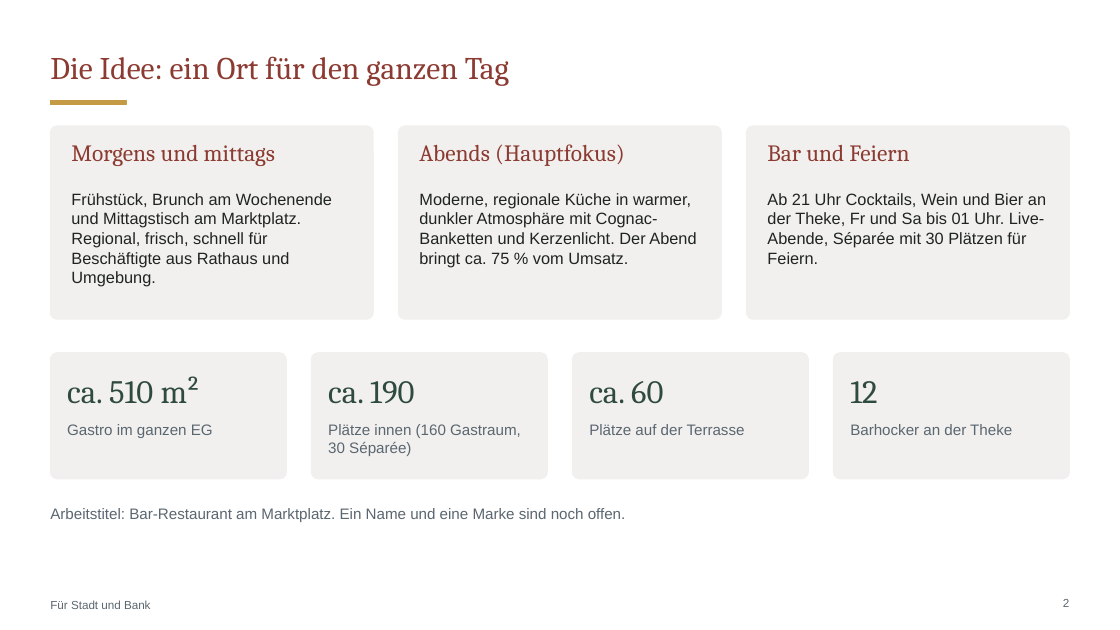
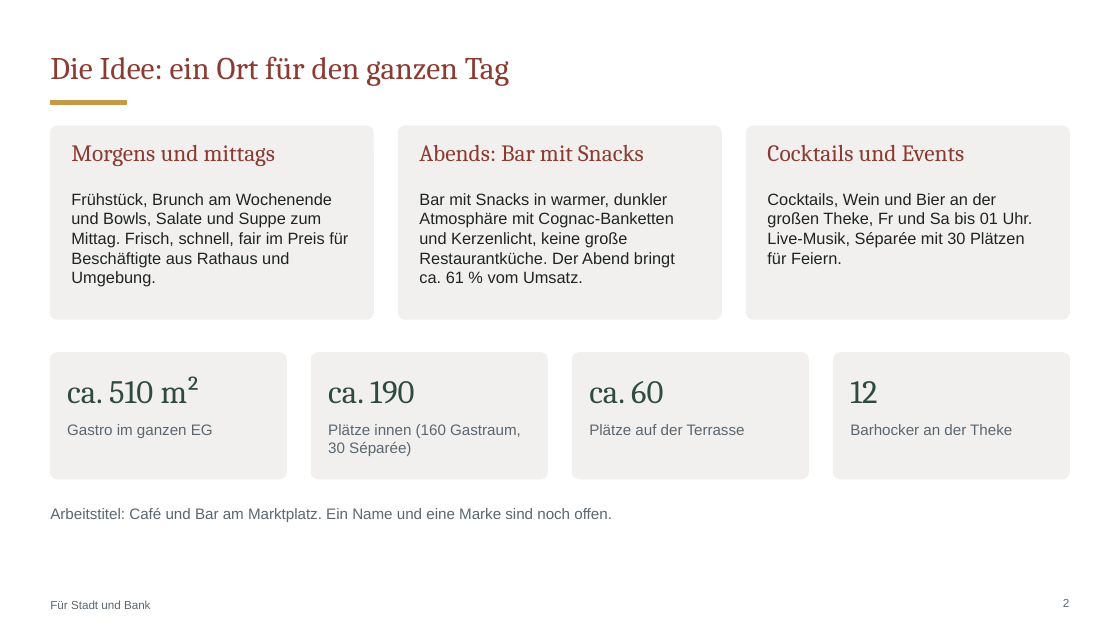
Before and after one commit to CartoonUsername/bau-projekt, a slide deck: slide 2 of praesentation/Neue-Mitte-Werlte_Baufeld3_Gastro-Konzept.pptx. Drawn at 1120x630 pixels with LibreOffice and Linux fonts; fonts in the diff are those of the drawing. Boxes give left, top, right and bottom in pixels: in the first picture for what was removed or moved away, otherwise in the second. Text is boxed around its words. In the diff, an @@ line names an element or a change of style, - is before the commit and + after.

```diff
--- a/praesentation/Neue-Mitte-Werlte_Baufeld3_Gastro-Konzept.pptx
+++ b/praesentation/Neue-Mitte-Werlte_Baufeld3_Gastro-Konzept.pptx
@@ text at (419,145,644,161): text changed @@
-Abends (Hauptfokus)
+Abends: Bar mit Snacks
@@ text at (767,145,965,161): text changed @@
-Bar und Feiern
+Cocktails und Events
@@ text at (71,193,348,287): text changed @@
-Frühstück, Brunch am Wochenende und Mittagstisch am Marktplatz. Regional, frisch, schnell für Beschäftigte aus Rathaus und Umgebung.
+Frühstück, Brunch am Wochenende und Bowls, Salate und Suppe zum Mittag. Frisch, schnell, fair im Preis für Beschäftigte aus Rathaus und Umgebung.
@@ text at (419,193,675,283): text changed @@
-Moderne, regionale Küche in warmer, dunkler Atmosphäre mit Cognac-Banketten und Kerzenlicht. Der Abend bringt ca. 75 % vom Umsatz.
+Bar mit Snacks in warmer, dunkler Atmosphäre mit Cognac-Banketten und Kerzenlicht, keine große Restaurantküche. Der Abend bringt ca. 61 % vom Umsatz.
@@ text at (767,193,1033,264): text changed @@
-Ab 21 Uhr Cocktails, Wein und Bier an der Theke, Fr und Sa bis 01 Uhr. Live-Abende, Séparée mit 30 Plätzen für Feiern.
+Cocktails, Wein und Bier an der großen Theke, Fr und Sa bis 01 Uhr. Live-Musik, Séparée mit 30 Plätzen für Feiern.
@@ text at (50,508,612,522): text changed @@
-Arbeitstitel: Bar-Restaurant am Marktplatz. Ein Name und eine Marke sind noch offen.
+Arbeitstitel: Café und Bar am Marktplatz. Ein Name und eine Marke sind noch offen.
```
Also in this commit, not shown: 12 other slides changed, 11 other files.
